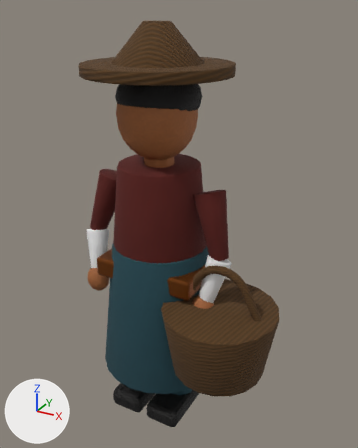
Renders of the glTF model godot/assets/realistic/models/character_citizen.glb from each side of a commit.
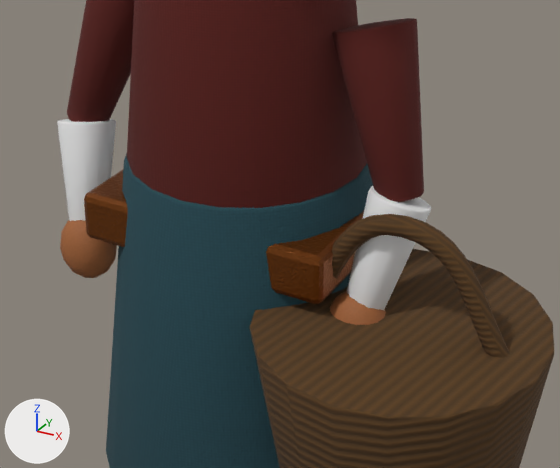
There are two pictures of each version: one whole from a camera (50 mm lens) standing at (1.066, -1.763, 1.897) and looking at (0.096, 0.0, 1.016), one close up on the part from 18% to 79% of the width and 41% to 81% of the height. Arrows for +X, +Y and +Z are at lower left; the lights stay in place. The last two pictures show the newer version. Where no turn or scale is listed for an object, it has been applied to the vertices.

The first close-up shows 'Basket', 'BasketHandle', 'Forearm', 'Forearm.001', 'Hand', 'Hand.001', 'RobeLower', 'Sash', 'Torso', 'UpperArm', 'UpperArm.001'.
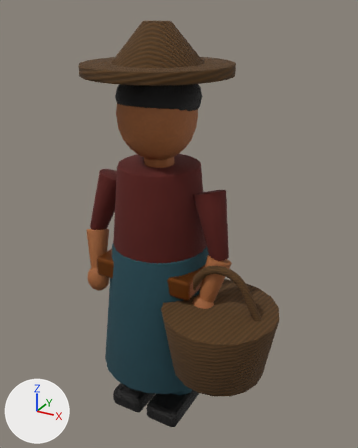
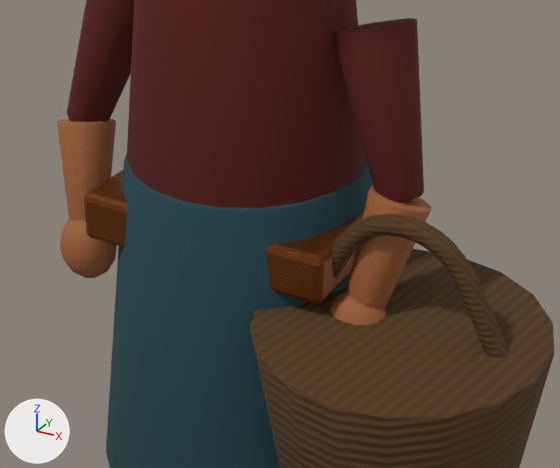
Where the newer file only moved an object's origin or applied its transform, the numbers keep the older frame.

Boxes (x1, y1, x2, y2) around the edits, measured in the close-ups (560 x 468 px):
'Forearm.001', recoloured (white to brown): (347, 186, 431, 310) in both
'Forearm', recoloured (white to brown): (57, 119, 116, 221) in both

Diff of the bpy script that builds the scene:
```diff
--- a/godot/assets/realistic/models/character_citizen.glb.py
+++ b/godot/assets/realistic/models/character_citizen.glb.py
@@ me_cone_312 @@
 # used by ob_forearm; location = (-0.3, -0.085, 0.81)
-me_cone_312.from_pydata(...)  # 72 vertices, 140 faces; spans x -0.073..0.05, y -0.063..0.086, z -0.119..0.127
+me_cone_312.from_pydata(...)  # 72 vertices, 140 faces; spans x -0.073..0.05, y -0.063..0.086, z -0.119..0.128
+me_cone_312.materials.append(mat_mr_skin)
@@ me_cone_314 @@
 # used by ob_forearm_001; location = (0.3, -0.085, 0.81)
-me_cone_314.from_pydata(...)  # 72 vertices, 140 faces; spans x -0.05..0.073, y -0.063..0.086, z -0.119..0.127
+me_cone_314.from_pydata(...)  # 72 vertices, 140 faces; spans x -0.05..0.073, y -0.063..0.086, z -0.119..0.128
+me_cone_314.materials.append(mat_mr_skin)
```
